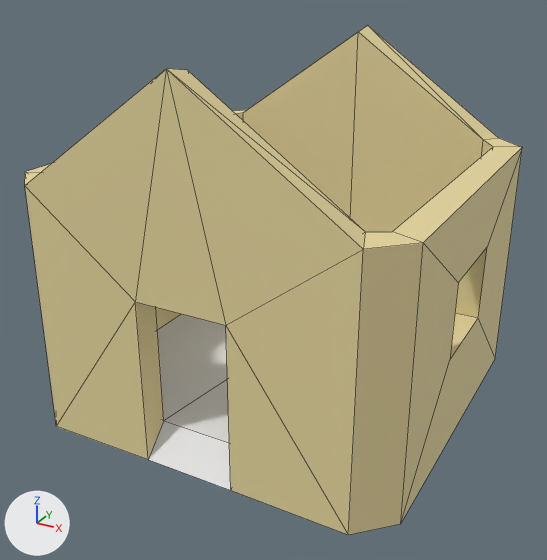
What one commit did to the FBX model Assets/Scenes/MainGame/Houses/6x6house.fbx.
Camera for both pictures: a 50 mm camera at (6.22, -11.85, 8.06) aimed at (-0.04, -0.48, 2.38). Arrows for +X, +Y and +Z are at lower left; the lights stay in place. Mesh edges are drawn as thin lines. Where no turn or scale is listed for an object, it has been applied to the vertices.

Script lines for the objects in view, before the commit:
```python
me_plane_025 = bpy.data.meshes.new('Plane.025')
me_plane_025.from_pydata(...)  # 62 vertices, 71 faces; spans x -3.52..3.52, y -3.52..3.52, z 0.0..6.59
# faces by material slot: [4, 67]
me_plane_025.materials.append(mat_floor)  # white #e7e7e7
me_plane_025.materials.append(mat_wall)  # beige #e7d79f
# before: 1 (-0.83, -3.0, 0.5) at pixel (163, 420), 2 (0.83, -3.0, 0.5), 5 (-0.83, -3.0, 3.0), 6 (0.83, -3.0, 3.0), 24 (-0.83, -3.5, 0.0) at pixel (148, 459)
# before: 25 (0.83, -3.5, 0.0) at pixel (230, 490), 28 (-0.83, -3.5, 3.0) at pixel (135, 301), 29 (0.83, -3.5, 3.0) at pixel (225, 325)
ob_plane_047 = bpy.data.objects.new('Plane.047', me_plane_025)
ob_plane_047.location = (0.0, 0.0, 0.0)
```
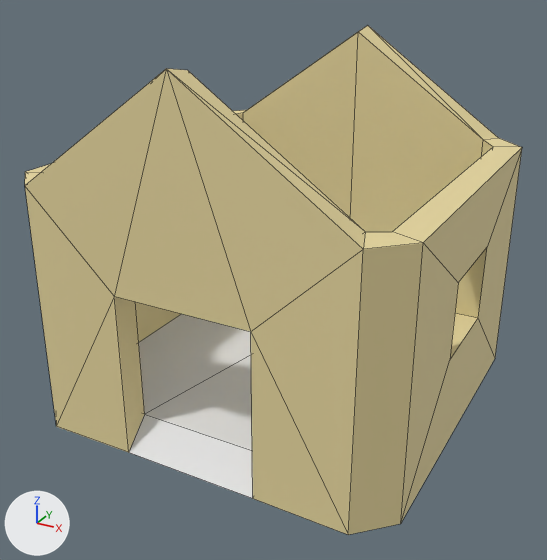
What differs and where, as boxes (x1, y1, x2, y2) in the pictures (547 x 560 px; the box of a moved part takes in the faces that stretch with it):
part 1 of me_plane_025, moved or reshaped
    both: (25, 69, 363, 535)

The change, as a list of edits to the scene's bpy script:
```text
Change me_plane_025:
    where me_plane_025.from_pydata(...)  # 62 vertices, 71 faces; spans x -3.52..3.52, y -3.52..3.52, z 0.0..6.59
    used by ob_plane_047; location = (0.0, 0.0, 0.0)
    me_plane_025 part 1
    add for i in [1, 5, 24, 28]: me_plane_025.vertices[i].co += Vector((-0.42, 0.0, 0.0))
    add for i in [2, 6, 25, 29]: me_plane_025.vertices[i].co += Vector((0.42, 0.0, 0.0))
```
